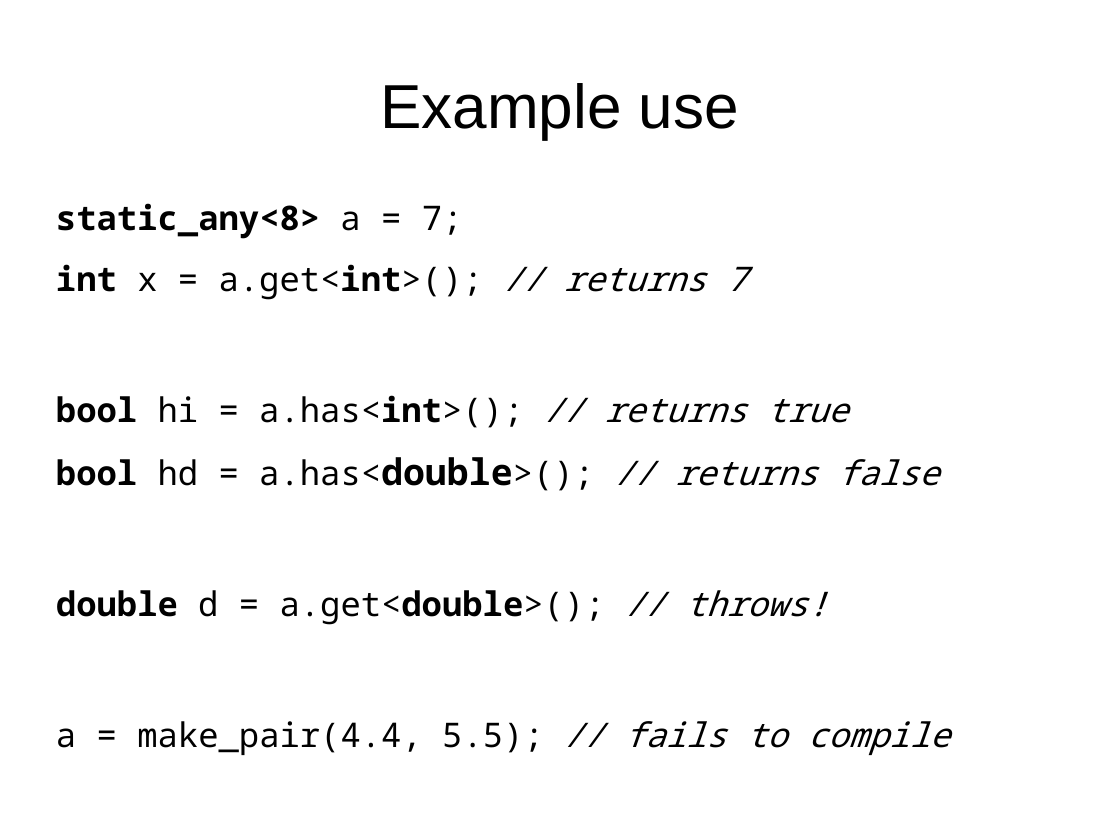
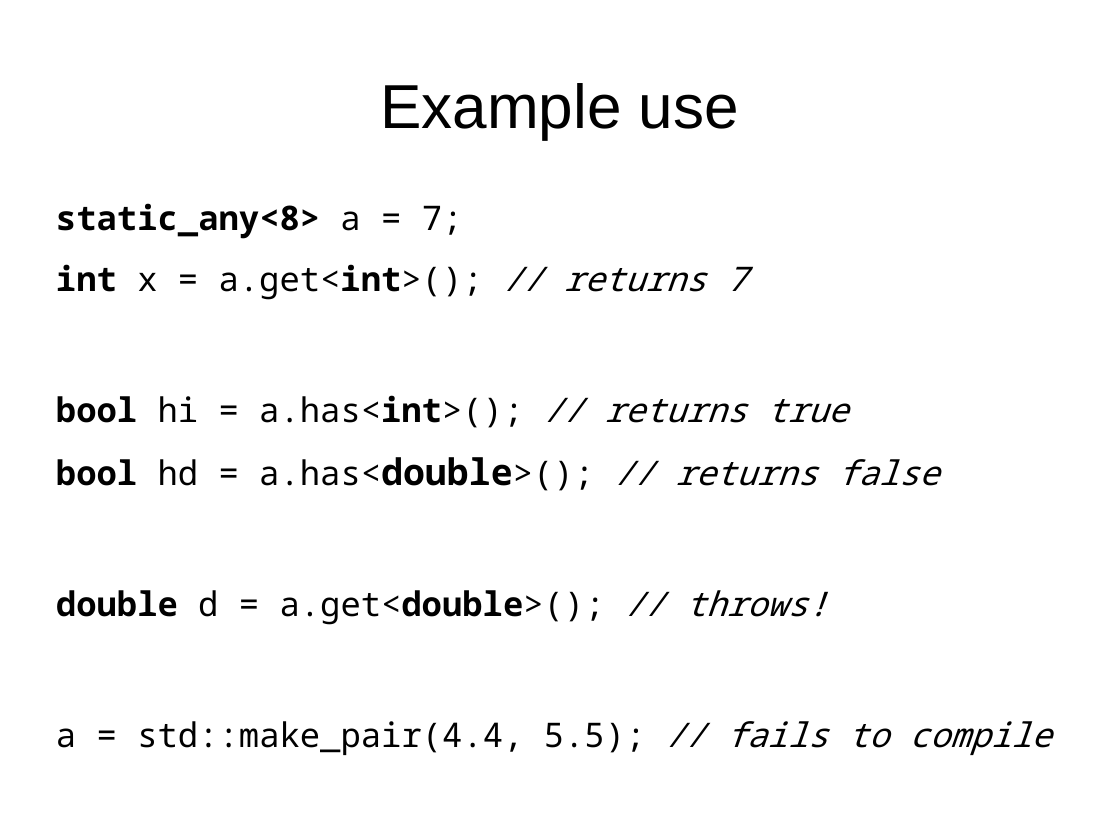
Before and after one commit to david-grs/static_any, a slide deck: slide 6 of static_any-lightning.odp. Drawn at 1120x840 pixels with LibreOffice and Linux fonts; fonts in the diff are those of the drawing. Boxes give left, top, right and bottom in pixels: in the first picture for what was removed or moved away, otherwise in the second. Text is boxed around its words. In the diff, an @@ line names an element or a change of style, - is before the commit and + after.

```diff
--- a/static_any-lightning.odp
+++ b/static_any-lightning.odp
@@ text at bbox=[56, 721, 1051, 755]: text changed @@
-a = make_pair(4.4, 5.5); // fails to compile
+a = std::make_pair(4.4, 5.5); // fails to compile
```
Also in this commit, not shown: 2 other slides changed.
